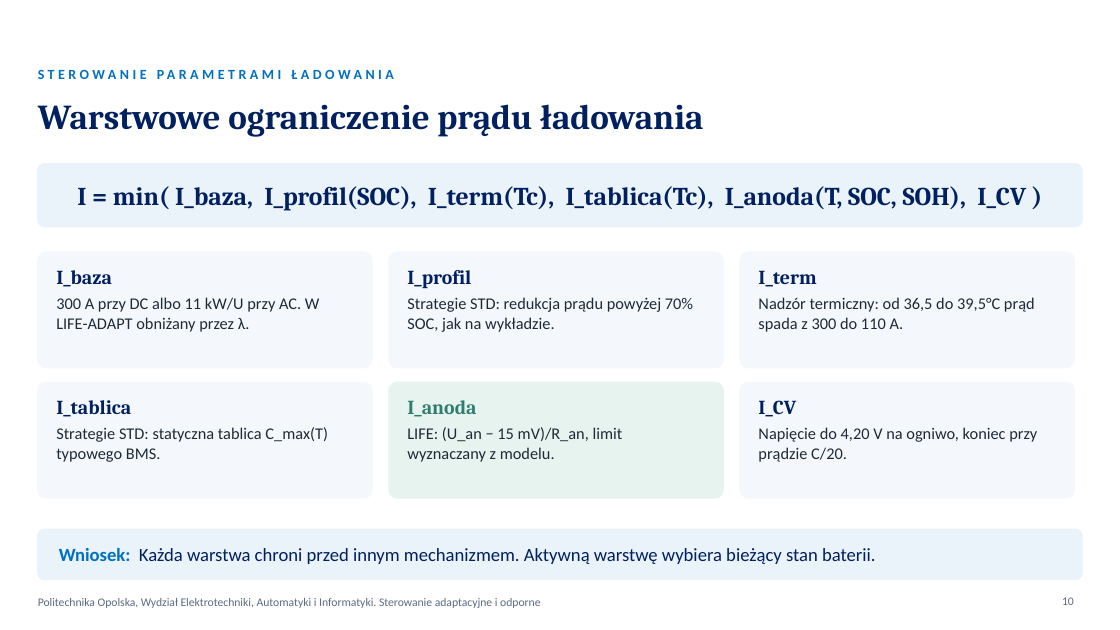
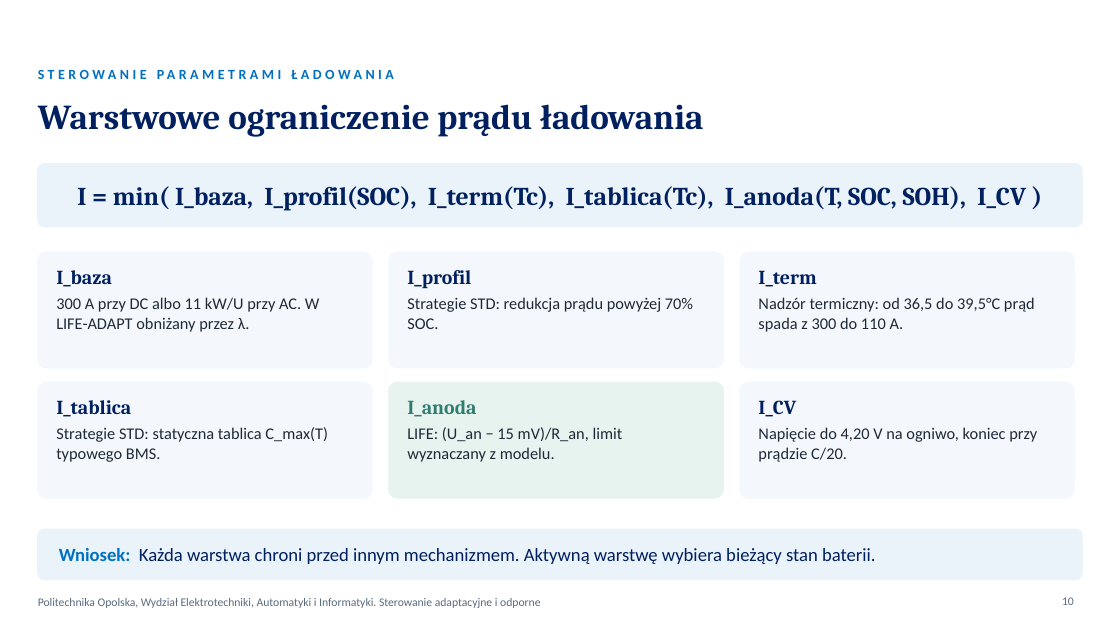
Before and after one commit to KarolFabianek/Adaptive-and-robust-control, a slide deck: slide 10 of Prezentacja/BTMS_PROJEKT_FABIANEK_FORTUNA.pptx. Drawn at 1120x630 pixels with LibreOffice and Linux fonts; fonts in the diff are those of the drawing; background and template pictures are left out. Boxes give left, top, right and bottom in pixels: in the first picture for what was removed or moved away, otherwise in the second. Text is boxed around its words. In the diff, an @@ line names an element or a change of style, - is before the commit and + after.

Commit message:
Prezentacje: naukowe podsumowanie wyników
- usunięte slajdy z instrukcją uruchamiania i ćwiczeniami
- slajd o zjawiskach uwzględnionych w modelu zamiast porównania z wykładem
- Simulink przedstawiony jako niezależna weryfikacja implementacji
- sześć wniosków naukowych opartych na wynikach
- wykład: wyniki długoterminowe zamiast zapowiedzi projektu
- legendy wykresów E01 i E03 bez odwołań do wykładu
- skrypt wystąpień zgodny z nowymi slajdami

```diff
--- a/Prezentacja/BTMS_PROJEKT_FABIANEK_FORTUNA.pptx
+++ b/Prezentacja/BTMS_PROJEKT_FABIANEK_FORTUNA.pptx
@@ text at <box>407,297,693,329</box>: text changed @@
-Strategie STD: redukcja prądu powyżej 70% SOC, jak na wykładzie.
+Strategie STD: redukcja prądu powyżej 70% SOC.
```
Also in this commit, not shown: 8 other slides changed, 1 slide added, 5 slides removed, 15 other files.
